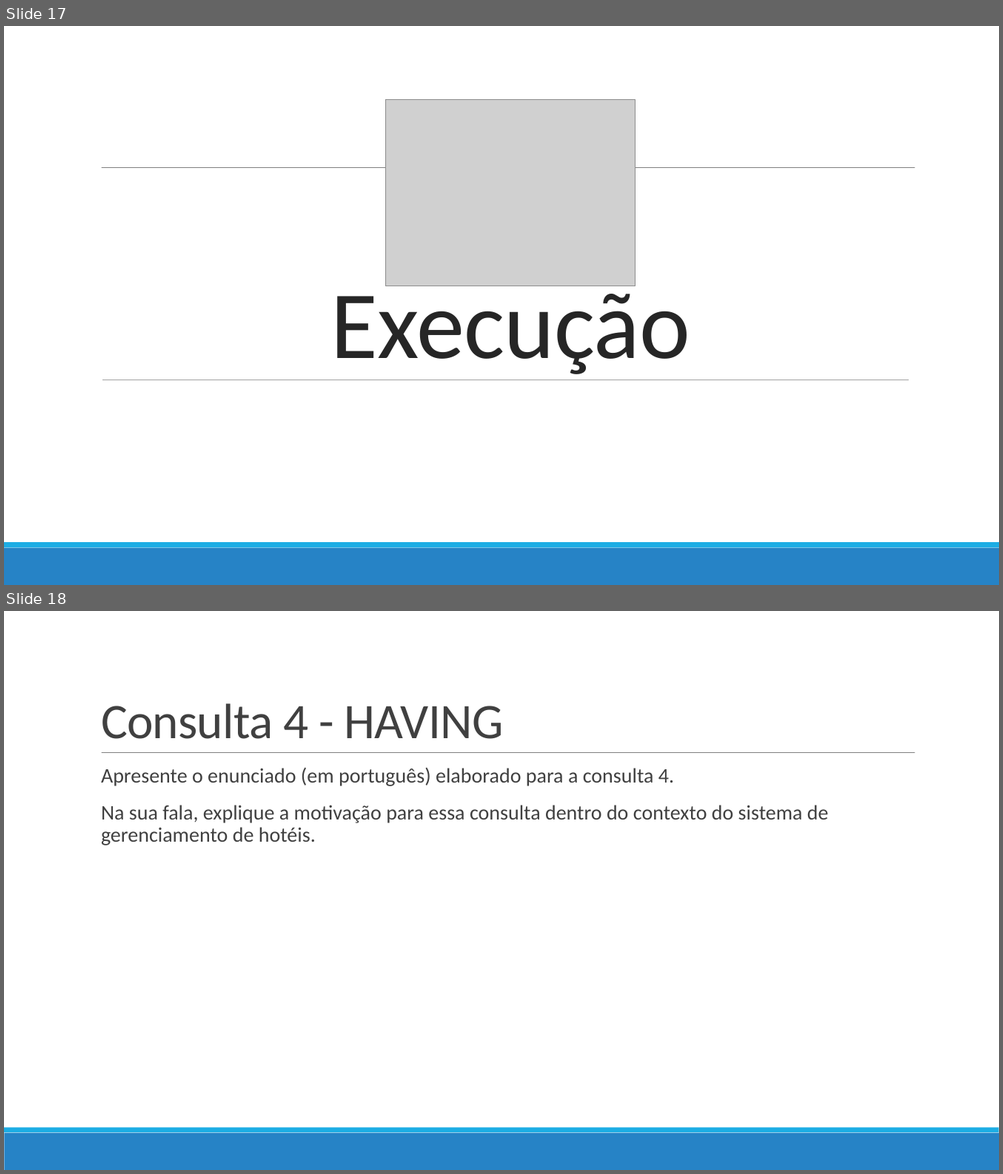
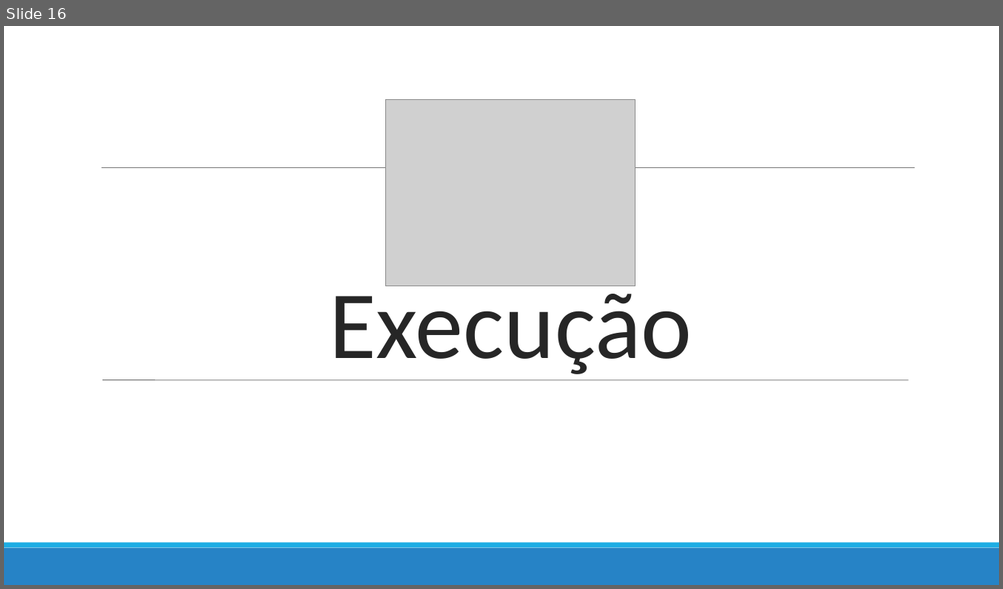
Before and after one commit to Marcos-Med/EpDB, a slide deck: docs/video 3.odp. Shown one above the other, each under a label of ours: slides 17 and 18 before the commit, slide 16 after it. The pictures are 1003x1174 and 1003x589 pixels, drawn with LibreOffice and Linux fonts; fonts in the diff are those of the drawing; grey boxes stand for pictures. Boxes give left, top, right and bottom in pixels: in the first picture for what was removed or moved away, otherwise in the second. Text is boxed around its words. In the diff, an @@ line names an element or a change of style, - is before the commit and + after.

Commit message:
adicionando consultas
4 - Having, 5 - quatro relações e 6 - uma relação x dois papéis

```diff
--- a/docs/video 3.odp
+++ b/docs/video 3.odp
@@ slide 18 removed at (x1=4, y1=611, x2=999, y2=1170), background #FFFFFF; not listed: 3 template elements that a slide beside it also shows @@
@@ title removed at (x1=101, y1=703, x2=503, y2=739) @@
-Consulta 4 - HAVING
@@ text removed at (x1=101, y1=767, x2=828, y2=846) @@
-  Apresente o enunciado (em português) elaborado para a consulta 4.
-  Na sua fala, explique a motivação para essa consulta dentro do contexto do sistema de gerenciamento de hotéis.
@@ what was slide 17 is now slide 16 @@
@@ slide 16 changed as well @@
@@ text "Execução" at (x1=329, y1=278, x2=691, y2=381): letter spacing -0.5 to 0 pt @@
@@ line (102, 380) - (908, 380): stroke #808080 0.51 pt to #808080 0.74 pt @@
```
Also in this commit, not shown: 17 other slides changed, 15 slides added, 11 other slides removed.
